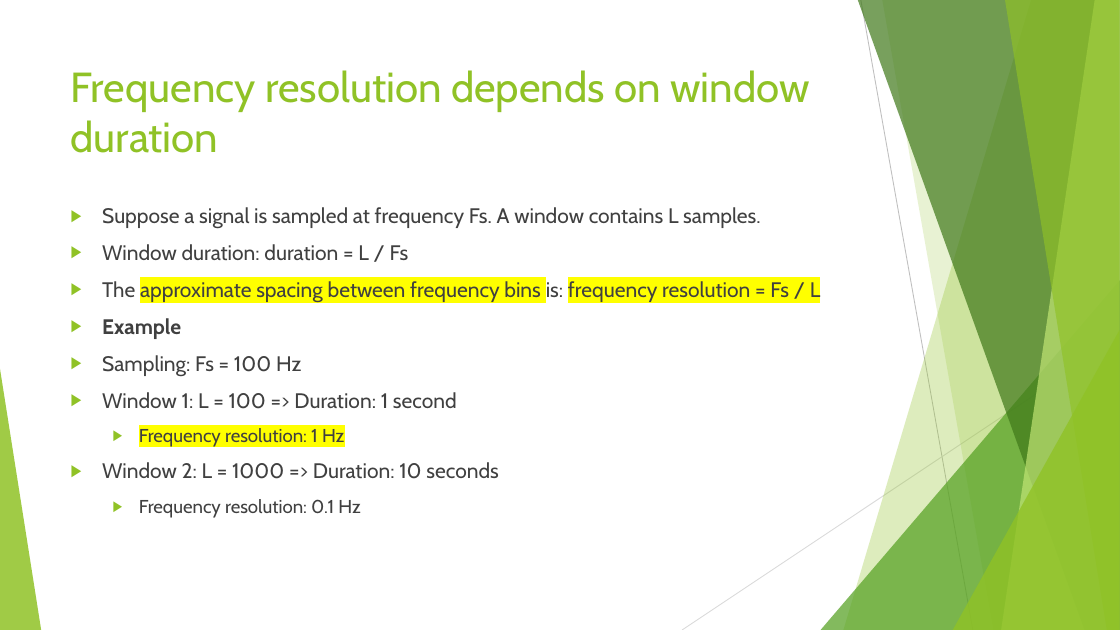
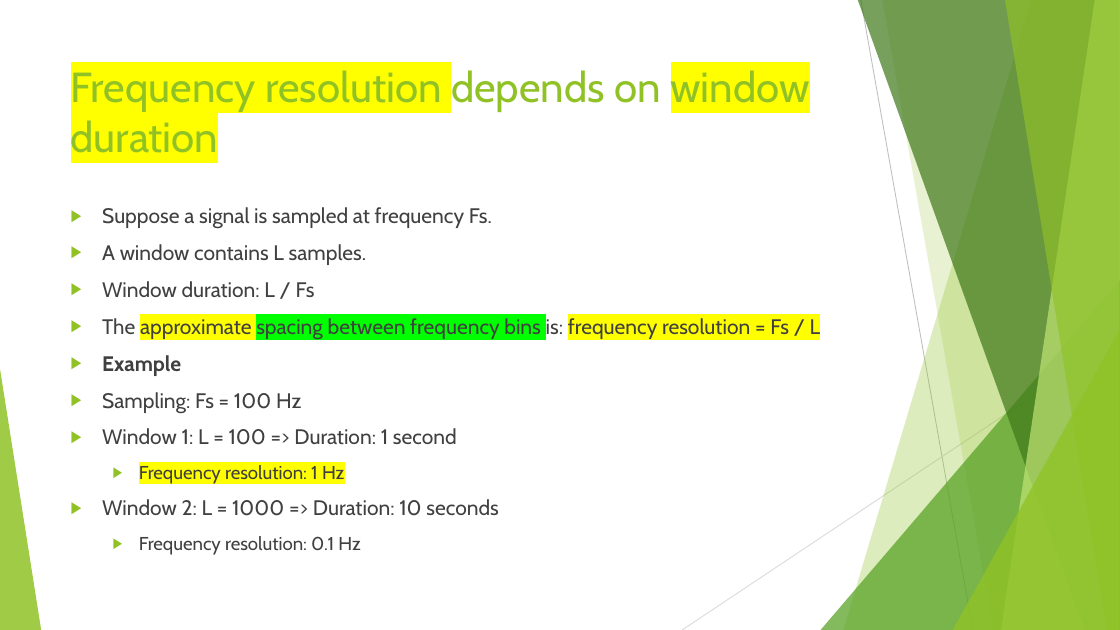
Before and after one commit to FranzGH/timeseries, a slide deck: slide 82 of Slides/03 Traditional Baselines and Feature-Based Machine Learning.pptx (slide 79 before the commit). Drawn at 1120x630 pixels with LibreOffice and Linux fonts; fonts in the diff are those of the drawing. Boxes give left, top, right and bottom in pixels: in the first picture for what was removed or moved away, otherwise in the second. Text is boxed around its words. In the diff, an @@ line names an element or a change of style, - is before the commit and + after.

```diff
--- a/Slides/03 Traditional Baselines and Feature-Based Machine Learning.pptx
+++ b/Slides/03 Traditional Baselines and Feature-Based Machine Learning.pptx
@@ title "Frequency resolution depends on window ..." at (71, 70, 810, 162): highlight none to #FFFF00 in "Frequency resolution window duration" @@
@@ text at (102, 207, 492, 297): text changed @@
-▶ Suppose a signal is sampled at frequency Fs. A window contains L samples.
-▶ Window duration: duration = L / Fs
+▶ Suppose a signal is sampled at frequency Fs.
+▶ A window contains L samples.
+▶ Window duration: L / Fs
@@ text at (102, 316, 821, 340): highlight #FFFF00 to #00FF00 in "spacing between frequency bins" @@
```
Also in this commit, not shown: 34 other slides changed, 15 slides added, 4 slides removed.
